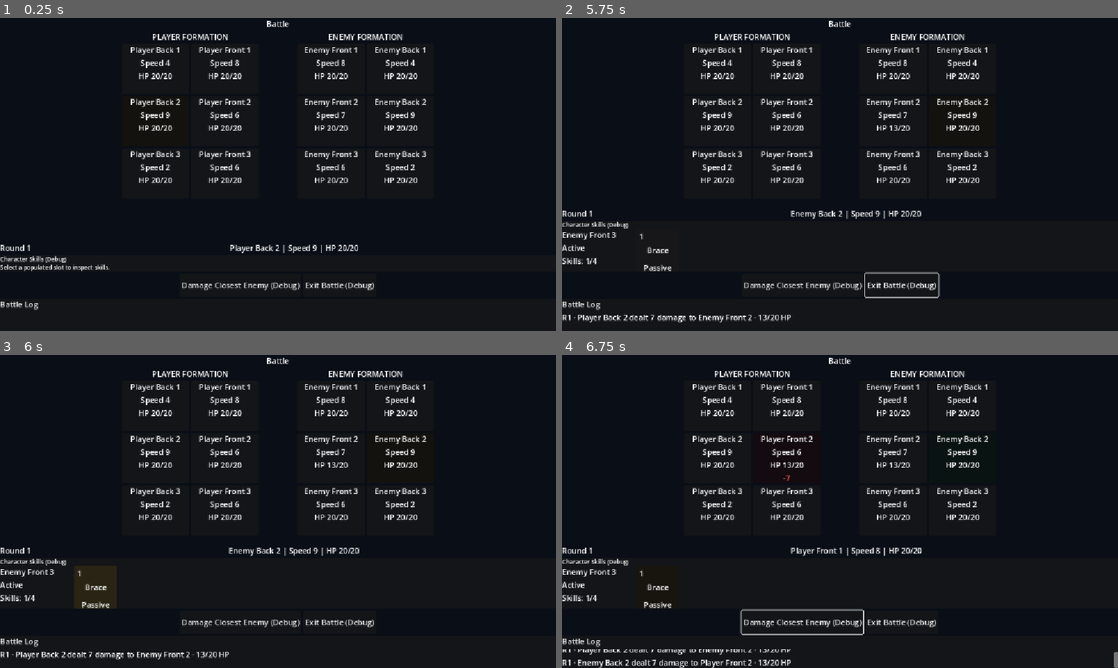
Above: before the commit, frames 1-4 (two rows, left to right).
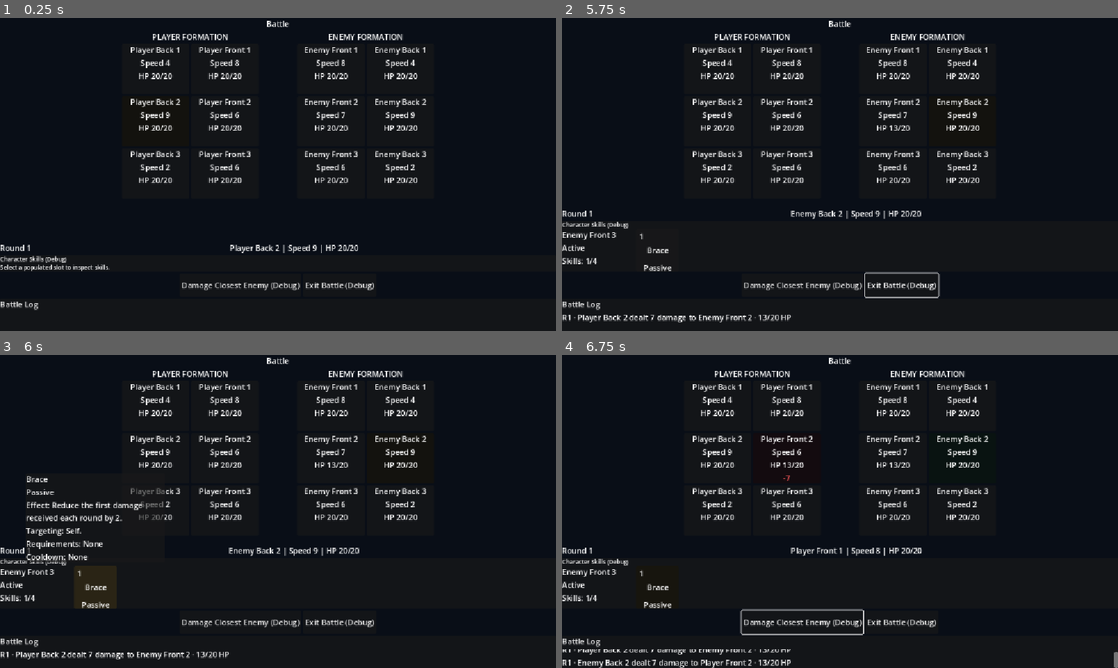
Above: after the commit, the same moments.

Repository: Poostaq/two-dimensional-experiment
Game: Godot game, scene res://Scenes/battle_arena.tscn
The game is run twice, just before and just after one commit, with the same random seed, the same clock (stepped at 60 frames per second) and the same inputs. This scene is started directly instead of the project's main scene.
Inputs (mouse positions are in pixels of both pictures, inside the frame that each line leads up to):
- Up to frame 1 (0.25 s): no input
- Up to frame 2 (5.75 s): tap Enter at 0.5, 0.6 s; move the mouse to (962, 158) at 0.52 s; hold Right 0.53-1.28 s; click (962, 158) at 0.67 s; tap Space at 0.77, 1.25, 1.52 s; move the mouse to (728, 190) at 1.27 s; hold Down 1.28-2.03 s; tap Tab at 1.35, 5.1 s; click (728, 190) at 1.42 s; move the mouse to (895, 105) at 2.02 s; hold Right 2.03-2.78 s; tap Shift at 2.1 s; click (895, 105) at 2.17 s; move the mouse to (812, 237) at 2.77 s; hold Up 2.78-3.53 s; tap Ctrl at 2.85 s; click (812, 237) at 2.92 s; move the mouse to (1006, 221) at 3.52 s; hold Left 3.53-5.03 s; tap Alt at 3.6 s; click (1006, 221) at 3.67 s; move the mouse to (673, 127) at 4.27 s; tap Delete at 4.35 s; click (673, 127) at 4.42 s; move the mouse to (867, 174) at 5.02 s; hold Down from 5.03 s (still down); click (867, 174) at 5.17 s
- Up to frame 3 (6 s): release Down at 5.75 s; click "1" at 5.75 s
- Up to frame 4 (6.75 s): tap Enter at 6.5, 6.6 s; move the mouse to (756, 433) at 6.52 s; hold Right from 6.53 s (still down); click (756, 433) at 6.67 s

Frames 1-2 are identical in both runs. In frame 3, 1.3% of the frame differs, in the area x 4-30%, y 38-67%; in frame 4, nothing differs.
Error before the commit: Invalid assignment of property or key 'visible' with value of type 'bool' on a base object of type 'null instance'. (res://Scripts/Battle/battle_arena.gd:595)

Commit message:
feat: show skill descriptions on hover

Diff:
--- a/Scenes/battle_arena.tscn
+++ b/Scenes/battle_arena.tscn
@@ -638,20 +638,24 @@
 
 [node name="SkillTooltipEffectLabel" type="Label" parent="SkillTooltipPanel/SkillTooltipMargin/SkillTooltipContent" unique_id=1390629672]
 unique_name_in_owner = true
+custom_minimum_size = Vector2(268, 0)
 layout_mode = 2
 autowrap_mode = 2
 
 [node name="SkillTooltipTargetingLabel" type="Label" parent="SkillTooltipPanel/SkillTooltipMargin/SkillTooltipContent" unique_id=552847106]
 unique_name_in_owner = true
+custom_minimum_size = Vector2(268, 0)
 layout_mode = 2
 autowrap_mode = 2
 
 [node name="SkillTooltipRequirementsLabel" type="Label" parent="SkillTooltipPanel/SkillTooltipMargin/SkillTooltipContent" unique_id=1542155304]
 unique_name_in_owner = true
+custom_minimum_size = Vector2(268, 0)
 layout_mode = 2
 autowrap_mode = 2
 
 [node name="SkillTooltipCooldownLabel" type="Label" parent="SkillTooltipPanel/SkillTooltipMargin/SkillTooltipContent" unique_id=1971711230]
 unique_name_in_owner = true
-layout_mode = 2
-autowrap_mode = 2
+custom_minimum_size = Vector2(268, 0)
+layout_mode = 2
+autowrap_mode = 2
--- a/Scripts/Battle/battle_arena.gd
+++ b/Scripts/Battle/battle_arena.gd
@@ -14,6 +14,8 @@
 const SELECTED_REWARD_COLOR := Color(1.0, 0.82, 0.32, 1.0)
 const SKILL_BUTTON_SIZE := Vector2(88.0, 88.0)
 const SELECTED_SKILL_COLOR := Color(1.0, 0.82, 0.32, 1.0)
+const SKILL_TOOLTIP_VIEWPORT_MARGIN: float = 12.0
+const SKILL_TOOLTIP_ANCHOR_GAP: float = 8.0
 
 @onready var _encounter_type_label: Label = %EncounterTypeLabel
 @onready var _player_formation: GridContainer = %PlayerFormation
@@ -40,13 +42,13 @@
 @onready var _skill_inspector_count_label: Label = %SkillInspectorCountLabel
 @onready var _skill_inspector_skills: HBoxContainer = %SkillInspectorSkills
 @onready var _skill_inspector_empty_label: Label = %SkillInspectorEmptyLabel
-@onready var _skill_preview_prompt_label: Label = %SkillPreviewPromptLabel
-@onready var _skill_preview_name_label: Label = %SkillPreviewNameLabel
-@onready var _skill_preview_kind_label: Label = %SkillPreviewKindLabel
-@onready var _skill_preview_effect_label: Label = %SkillPreviewEffectLabel
-@onready var _skill_preview_targeting_label: Label = %SkillPreviewTargetingLabel
-@onready var _skill_preview_requirements_label: Label = %SkillPreviewRequirementsLabel
-@onready var _skill_preview_cooldown_label: Label = %SkillPreviewCooldownLabel
+@onready var _skill_tooltip_panel: PanelContainer = %SkillTooltipPanel
+@onready var _skill_tooltip_name_label: Label = %SkillTooltipNameLabel
+@onready var _skill_tooltip_kind_label: Label = %SkillTooltipKindLabel
+@onready var _skill_tooltip_effect_label: Label = %SkillTooltipEffectLabel
+@onready var _skill_tooltip_targeting_label: Label = %SkillTooltipTargetingLabel
+@onready var _skill_tooltip_requirements_label: Label = %SkillTooltipRequirementsLabel
+@onready var _skill_tooltip_cooldown_label: Label = %SkillTooltipCooldownLabel
 
 var encounter_coordinate: Vector2i = Vector2i.ZERO
 var encounter_type: String = ""
@@ -66,6 +68,8 @@
 var _reward_confirmation_latched: bool = false
 var _inspected_unit_id: StringName = &""
 var _selected_skill_id: StringName = &""
+var _hovered_skill_button: Button
+var _skill_tooltip_generation: int = 0
 
 
 func _ready() -> void:
@@ -194,7 +198,6 @@
 		if skill.skill_id == skill_id:
 			_selected_skill_id = skill_id
 			_refresh_skill_selection()
-			_refresh_skill_preview()
 			return
 
 
@@ -524,7 +527,6 @@
 	if not selection_still_owned:
 		_selected_skill_id = &""
 	_refresh_skill_selection()
-	_refresh_skill_preview()
 
 
 func _create_skill_button(skill: CharacterSkill, skill_index: int) -> Button:
@@ -534,6 +536,8 @@
 	button.set_meta("skill_index", skill_index)
 	button.set_meta("selected", false)
 	button.pressed.connect(select_skill.bind(skill.skill_id))
+	button.mouse_entered.connect(_on_skill_button_mouse_entered.bind(skill, button))
+	button.mouse_exited.connect(_on_skill_button_mouse_exited.bind(button))
 
 	var number_label := Label.new()
 	number_label.name = "NumberLabel"
@@ -579,49 +583,84 @@
 		button.self_modulate = SELECTED_SKILL_COLOR if is_selected else Color.WHITE
 
 
-func _get_selected_skill() -> CharacterSkill:
-	var unit := get_unit_by_id(_inspected_unit_id)
-	if not is_instance_valid(unit):
-		return null
-	for skill: CharacterSkill in unit.skills:
-		if skill.skill_id == _selected_skill_id:
-			return skill
-	return null
-
-
-func _refresh_skill_preview() -> void:
-	var skill := _get_selected_skill()
-	var has_skill := is_instance_valid(skill)
-	_skill_preview_prompt_label.visible = not has_skill
-	_skill_preview_name_label.visible = has_skill
-	_skill_preview_kind_label.visible = has_skill
-	_skill_preview_effect_label.visible = has_skill
-	_skill_preview_targeting_label.visible = has_skill
-	_skill_preview_requirements_label.visible = has_skill
-	_skill_preview_cooldown_label.visible = has_skill
-	if not has_skill:
-		_clear_skill_preview_text()
-		return
-	_skill_preview_name_label.text = skill.display_name
-	_skill_preview_kind_label.text = (
+func _on_skill_button_mouse_entered(skill: CharacterSkill, button: Button) -> void:
+	if not is_instance_valid(skill) or not skill.is_valid() or not is_instance_valid(button):
+		_hide_skill_tooltip()
+		return
+	_hovered_skill_button = button
+	_skill_tooltip_generation += 1
+	var generation := _skill_tooltip_generation
+	_skill_tooltip_name_label.text = skill.display_name
+	_skill_tooltip_kind_label.text = (
 		"Active" if skill.kind == CharacterSkill.Kind.ACTIVE else "Passive"
 	)
-	_skill_preview_effect_label.text = "Effect: %s" % skill.effect_text
-	_skill_preview_targeting_label.text = "Targeting: %s" % skill.targeting_text
-	_skill_preview_requirements_label.text = "Requirements: %s" % skill.requirements_text
-	_skill_preview_cooldown_label.text = "Cooldown: %s" % skill.cooldown_text
-
-
-func _clear_skill_preview_text() -> void:
-	_skill_preview_name_label.text = ""
-	_skill_preview_kind_label.text = ""
-	_skill_preview_effect_label.text = ""
-	_skill_preview_targeting_label.text = ""
-	_skill_preview_requirements_label.text = ""
-	_skill_preview_cooldown_label.text = ""
+	_skill_tooltip_effect_label.text = "Effect: %s" % skill.effect_text
+	_skill_tooltip_targeting_label.text = "Targeting: %s" % skill.targeting_text
+	_skill_tooltip_requirements_label.text = "Requirements: %s" % skill.requirements_text
+	_skill_tooltip_cooldown_label.text = "Cooldown: %s" % skill.cooldown_text
+	_skill_tooltip_panel.visible = true
+	_skill_tooltip_panel.reset_size()
+	call_deferred("_position_skill_tooltip", button, generation)
+
+
+func _on_skill_button_mouse_exited(button: Button) -> void:
+	if button != _hovered_skill_button:
+		return
+	_hide_skill_tooltip()
+
+
+func _position_skill_tooltip(button_value: Variant, generation: int) -> void:
+	if not is_instance_valid(button_value) or not button_value is Button:
+		return
+	var button := button_value as Button
+	if (
+		not _skill_tooltip_panel.visible
+		or button != _hovered_skill_button
+		or generation != _skill_tooltip_generation
+	):
+		return
+	_skill_tooltip_panel.size = _skill_tooltip_panel.get_combined_minimum_size()
+	var button_rect := button.get_global_rect()
+	var tooltip_size := _skill_tooltip_panel.size
+	var viewport_size := get_viewport_rect().size
+	var centered_x := button_rect.position.x + (button_rect.size.x - tooltip_size.x) * 0.5
+	var max_x := maxf(
+		SKILL_TOOLTIP_VIEWPORT_MARGIN,
+		viewport_size.x - SKILL_TOOLTIP_VIEWPORT_MARGIN - tooltip_size.x
+	)
+	var x := clampf(centered_x, SKILL_TOOLTIP_VIEWPORT_MARGIN, max_x)
+	var above_y := button_rect.position.y - SKILL_TOOLTIP_ANCHOR_GAP - tooltip_size.y
+	var below_y := button_rect.end.y + SKILL_TOOLTIP_ANCHOR_GAP
+	var max_y := maxf(
+		SKILL_TOOLTIP_VIEWPORT_MARGIN,
+		viewport_size.y - SKILL_TOOLTIP_VIEWPORT_MARGIN - tooltip_size.y
+	)
+	var y := above_y if above_y >= SKILL_TOOLTIP_VIEWPORT_MARGIN else clampf(
+		below_y,
+		SKILL_TOOLTIP_VIEWPORT_MARGIN,
+		max_y
+	)
+	_skill_tooltip_panel.global_position = Vector2(x, y)
+
+
+func _hide_skill_tooltip() -> void:
+	_skill_tooltip_generation += 1
+	_hovered_skill_button = null
+	if not is_node_ready():
+		return
+	_skill_tooltip_panel.visible = false
+	_skill_tooltip_name_label.text = ""
+	_skill_tooltip_kind_label.text = ""
+	_skill_tooltip_effect_label.text = ""
+	_skill_tooltip_targeting_label.text = ""
+	_skill_tooltip_requirements_label.text = ""
+	_skill_tooltip_cooldown_label.text = ""
+
+
 
 
 func _clear_skill_inspector() -> void:
+	_hide_skill_tooltip()
 	_inspected_unit_id = &""
 	_selected_skill_id = &""
 	if not is_node_ready():
@@ -633,10 +672,10 @@
 	_skill_inspector_status_label.text = ""
 	_skill_inspector_count_label.text = ""
 	_skill_inspector_empty_label.visible = false
-	_refresh_skill_preview()
 
 
 func _clear_skill_rows() -> void:
+	_hide_skill_tooltip()
 	for child: Node in _skill_inspector_skills.get_children():
 		_skill_inspector_skills.remove_child(child)
 		child.queue_free()
